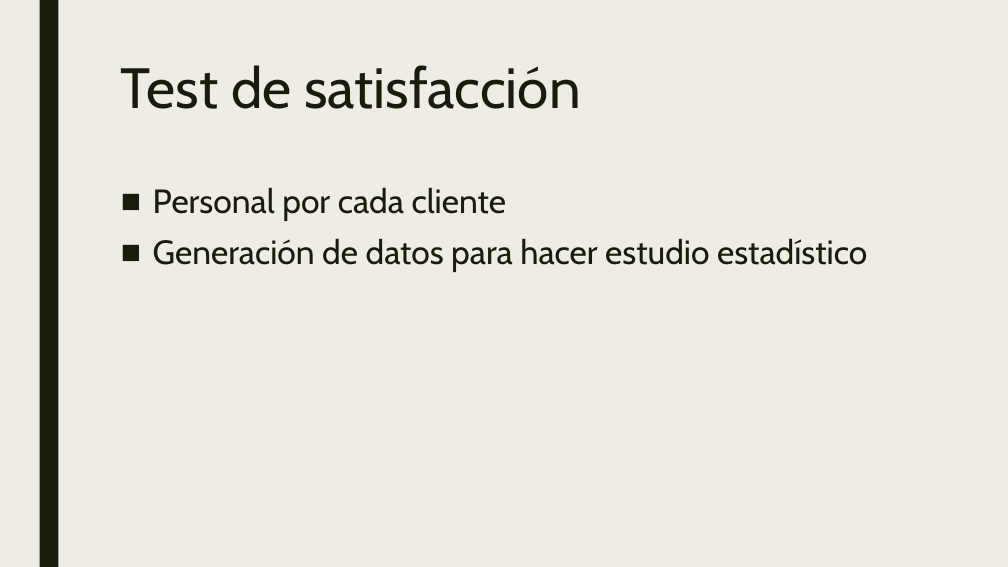
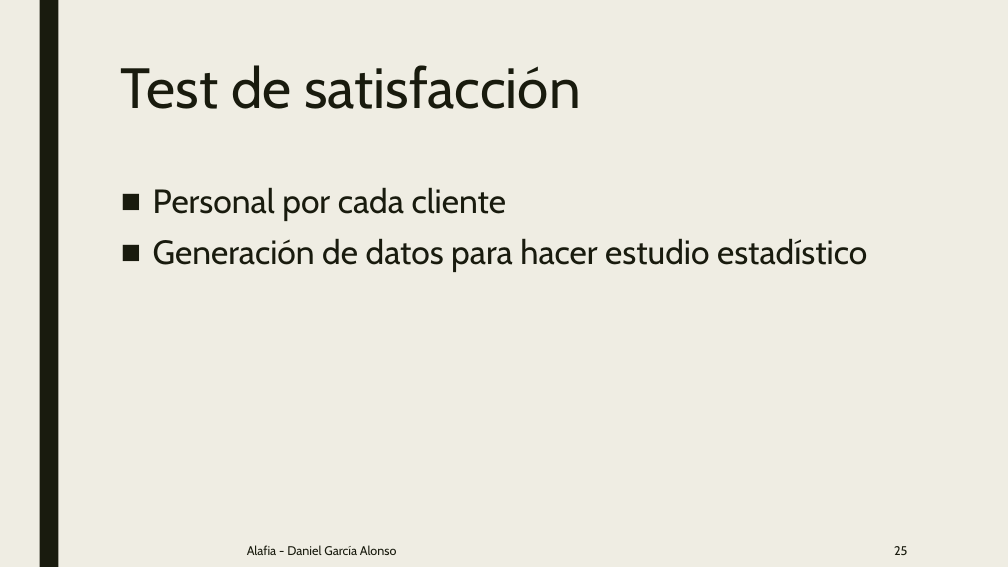
Before and after one commit to daniescorpio/Alafia, a slide deck: slide 25 of AlafiaPresentacion.pptx. Drawn at 1008x567 pixels with LibreOffice and Linux fonts; fonts in the diff are those of the drawing. Boxes give left, top, right and bottom in pixels: in the first picture for what was removed or moved away, otherwise in the second. Text is boxed around its words. In the diff, an @@ line names an element or a change of style, - is before the commit and + after.

Commit message:
presentacion fixes

```diff
--- a/AlafiaPresentacion.pptx
+++ b/AlafiaPresentacion.pptx
@@ text added at (247, 545, 397, 555), 12 pt, text #191B0E @@
+Alafia - Daniel García Alonso
@@ page number added at (894, 546, 907, 555), 12 pt, text #191B0E @@
+25
```
Also in this commit, not shown: 24 other slides changed, 1 slide added, 2 slides removed.
